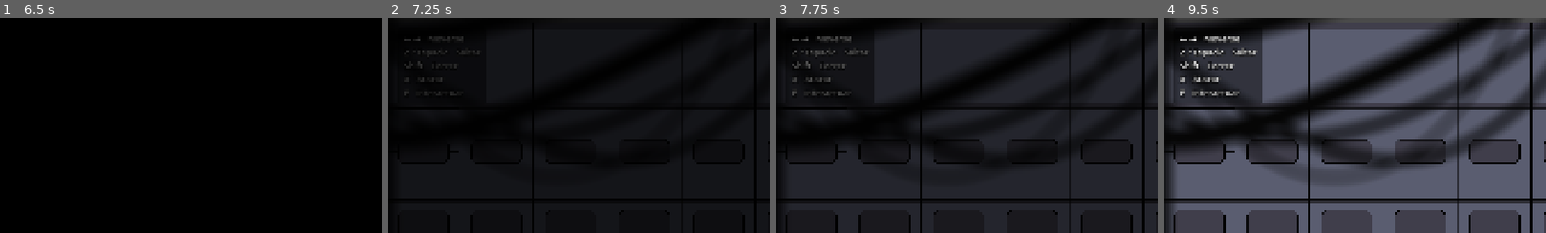
Above: before the commit, frames 1-4 (left to right).
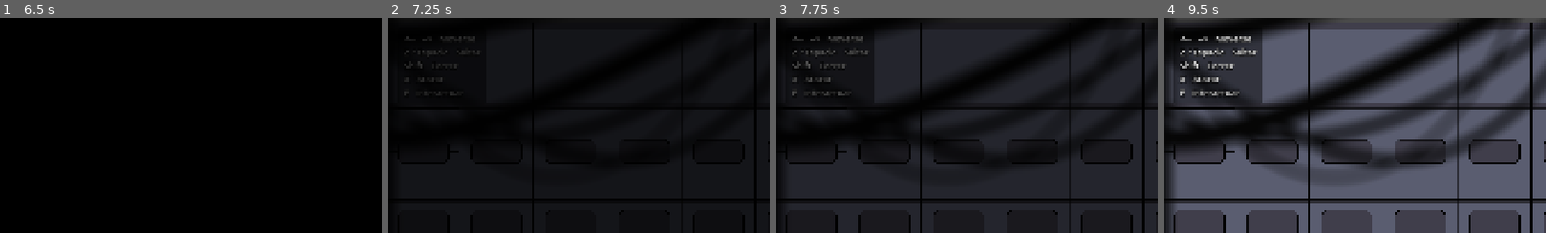
Above: after the commit, the same moments.

Repository: empanad4z/WOMEN-GAME-JAM-2026
Game: Godot game, scene res://scenes/ui/splash_uc.tscn
The game is run twice, just before and just after one commit, with the same random seed, the same clock (stepped at 60 frames per second) and the same inputs. The engine's default icon, where the game draws it, is replaced by a stand-in: a white triangle on a blue panel in a dark square. Sound files missing from this copy of the repository are replaced by a short silence.
Inputs (mouse positions are % of the whole screen's width and height, from its top left):
- Up to frame 1 (6.5 s): tap Enter (ui_accept) at 0.5, 1.25, 2, 2.75, 5, 5.75 s; move the mouse to (72, 45) at 0.52 s; hold Right (move_right) 0.53-1.25 s; tap X (attack) at 0.6, 5.85 s; click (72, 45) at 0.67 s; tap Z (jump) at 0.77, 3.77 s; drag from (30, 55) to (45, 70) at 1.27 s; move the mouse to (60, 28) at 2.02 s; hold Right (move_right) 2.03-2.75 s; hold Shift (sprint) 2.03-2.75 s; drag from (45, 70) to (20, 35) at 2.77 s; move the mouse to (80, 65) at 3.52 s; hold Left (move_left) 3.53-4.25 s; tap E (interact) at 3.6 s; click "Jugar" at 4.25 s; drag from (49, 91) to (10, 67) at 5.02 s; move the mouse to (55, 50) at 5.77 s; hold Left (move_left) from 5.78 s (still down); click (55, 50) at 5.92 s
- Up to frame 2 (7.25 s): release Left (move_left) at 6.5 s; drag from (35, 25) to (30, 55) at 6.52 s
- Up to frame 3 (7.75 s): move the mouse to (72, 45) at 7.27 s; hold Right (move_right) from 7.28 s (still down); hold Shift (sprint) from 7.28 s (still down); tap Z (jump) at 7.52 s
- Up to frame 4 (9.5 s): release Right (move_right) at 8 s; release Shift (sprint) at 8 s; drag from (30, 55) to (10, 67) at 8.02 s; move the mouse to (60, 28) at 8.77 s; hold Left (move_left) from 8.78 s (still down); tap E (interact) at 8.85 s
The pictures show only the part of the screen within x 0-50%, y 0-50%; the shares and areas given below are measured in that part.

Frame 1 is identical in both runs. In frame 2, 0.1% of the frame differs, in the area x 4-23%, y 8-11%; in frame 3, 0.2%; in frame 4, 0.4%, in the area x 4-23%, y 8-12%.

Commit message:
fix: texto de flechas en overlay de controles

Diff:
--- a/scenes/ui/controls_overlay.tscn
+++ b/scenes/ui/controls_overlay.tscn
@@ -1,4 +1,4 @@
-[gd_scene format=3]
+[gd_scene format=3 uid="uid://dwdigdrudi50x"]
 
 [sub_resource type="StyleBoxFlat" id="StyleBoxFlat_panel"]
 content_margin_left = 16.0
@@ -16,18 +16,18 @@
 outline_size = 8
 outline_color = Color(0, 0, 0, 1)
 
-[node name="ControlsOverlay" type="CanvasLayer"]
+[node name="ControlsOverlay" type="CanvasLayer" unique_id=1323020739]
 layer = 10
 
-[node name="Panel" type="PanelContainer" parent="."]
+[node name="Panel" type="PanelContainer" parent="." unique_id=920540128]
 offset_left = 24.0
 offset_top = 24.0
 mouse_filter = 2
 theme_override_styles/panel = SubResource("StyleBoxFlat_panel")
 
-[node name="Label" type="Label" parent="Panel"]
+[node name="Label" type="Label" parent="Panel" unique_id=1319302976]
 layout_mode = 2
-text = "← →   Moverse
+text = "<--   -->   Moverse
 Z / Espacio   Saltar
 Shift   Correr
 X   Atacar
